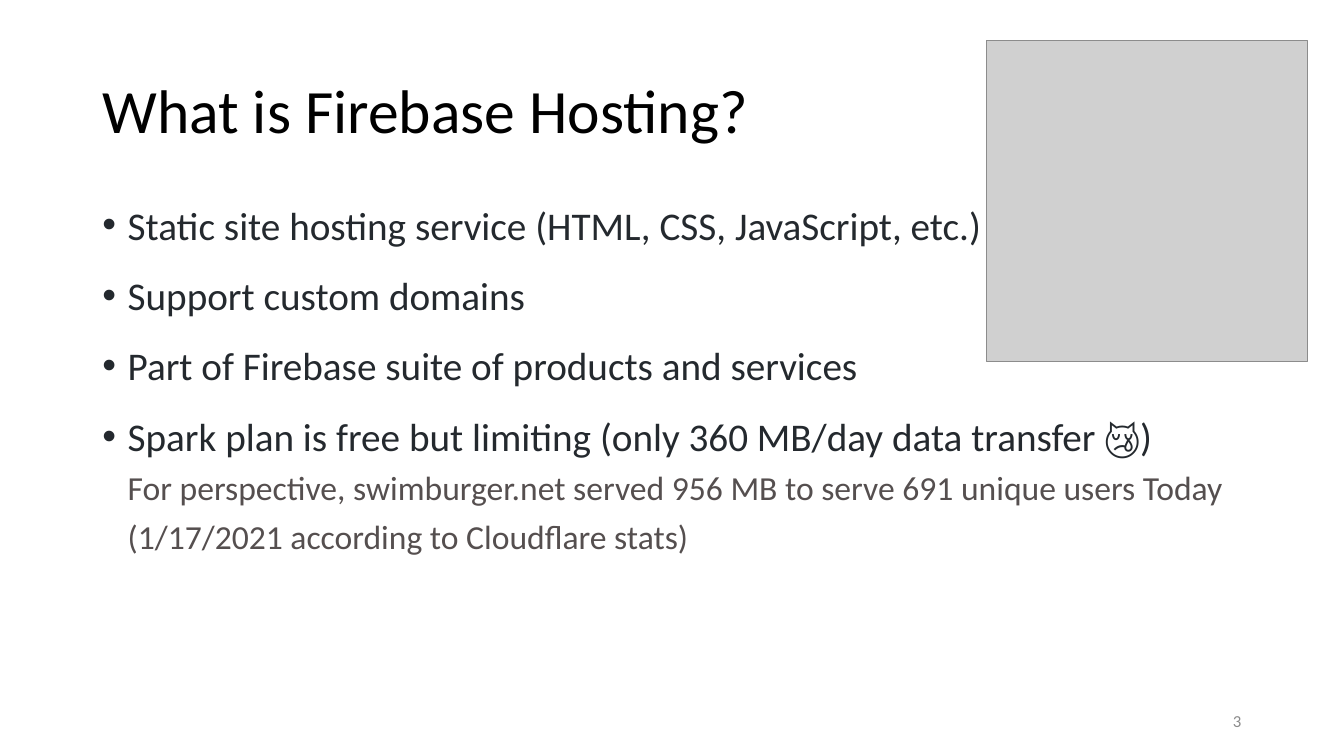
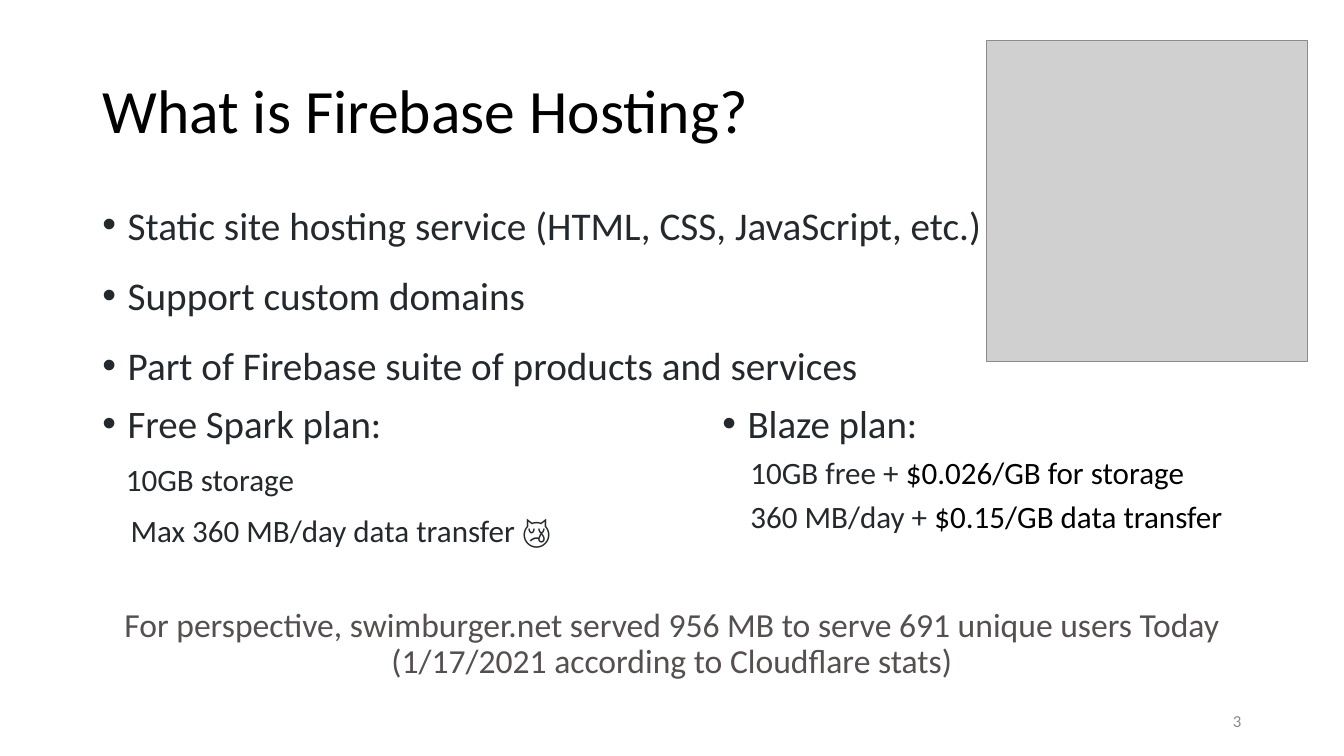
Before and after one commit to Swimburger/presentations, a slide deck: slide 3 of Deploying Blazor WebAssembly to Firebase Hosting.pptx. Drawn at 1344x756 pixels with LibreOffice and Linux fonts; fonts in the diff are those of the drawing; grey boxes stand for pictures. Boxes give left, top, right and bottom in pixels: in the first picture for what was removed or moved away, otherwise in the second. Text is boxed around its words. In the diff, an @@ line names an element or a change of style, - is before the commit and + after.

Commit message:
update slides

```diff
--- a/Deploying Blazor WebAssembly to Firebase Hosting.pptx
+++ b/Deploying Blazor WebAssembly to Firebase Hosting.pptx
@@ text added at (x1=126, y1=411, x2=1223, y2=547), 22.2 pt, text #24292E @@
+• Free Spark plan:
+10GB storage
+Max 360 MB/day data transfer 😿
+  • Blaze plan:
+  10GB free + $0.026/GB for storage
+  360 MB/day + $0.15/GB data transfer
@@ text at (x1=128, y1=422, x2=1222, y2=555): paragraph removed @@
-• Spark plan is free but limiting (only 360 MB/day data transfer 😿)
-  For perspective, swimburger.net served 956 MB to serve 691 unique users Today (1/17/2021 according to Cloudflare stats)
@@ text added at (x1=124, y1=613, x2=1219, y2=679), 24 pt, text #554F4F @@
+For perspective, swimburger.net served 956 MB to serve 691 unique users Today (1/17/2021 according to Cloudflare stats)
```
Also in this commit, not shown: 2 other files.
